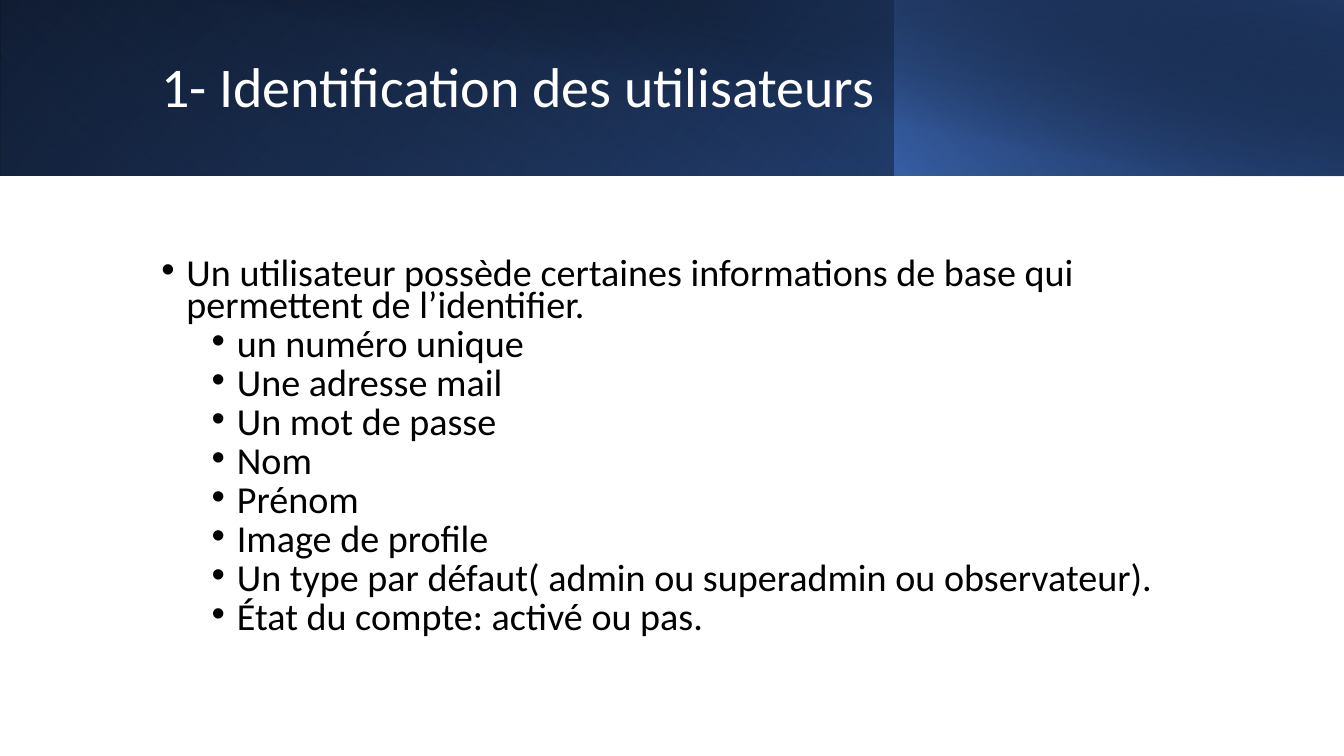
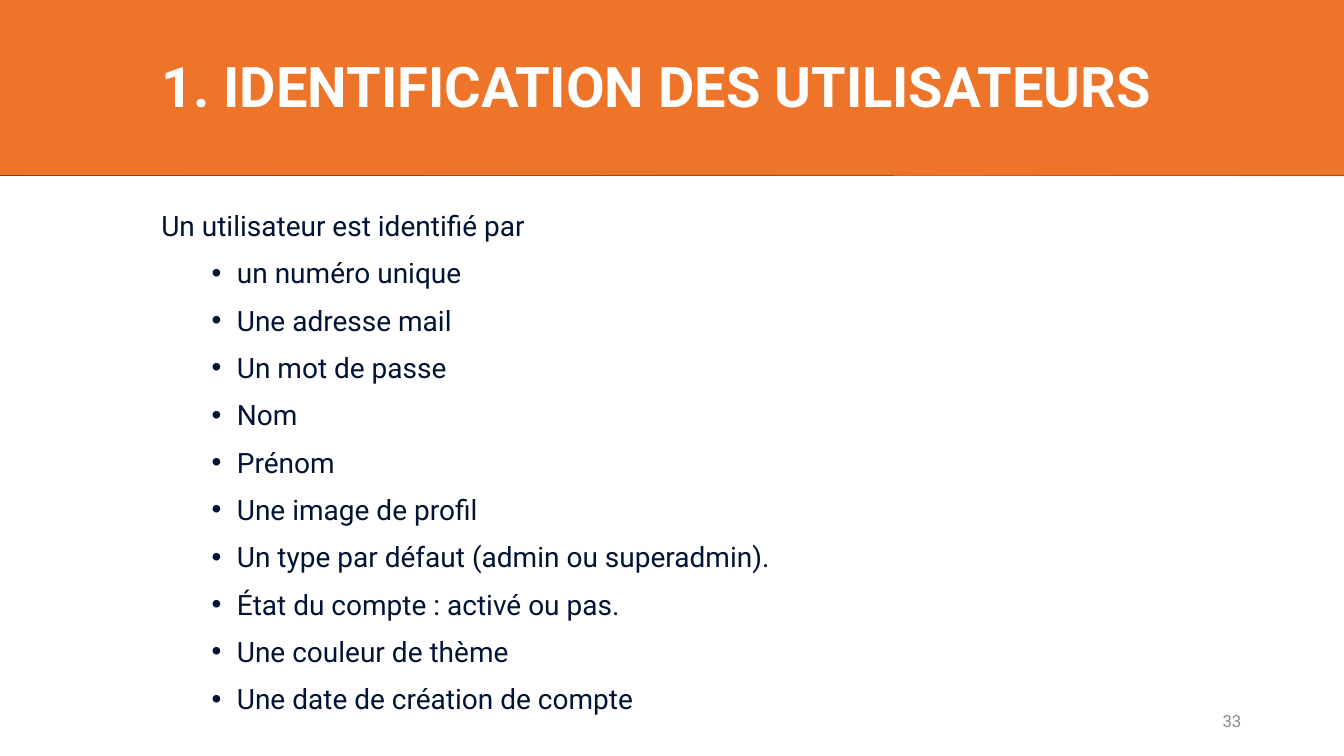
Before and after one commit to mrstph/project-calista, a slide deck: slide 33 of dossier-analyse/dossier-analyse.pptx (slide 32 before the commit). Drawn at 1344x756 pixels with LibreOffice and Linux fonts; fonts in the diff are those of the drawing. Boxes give left, top, right and bottom in pixels: in the first picture for what was removed or moved away, otherwise in the second. Text is boxed around its words. In the diff, an @@ line names an element or a change of style, - is before the commit and + after.

```diff
--- a/dossier-analyse/dossier-analyse.pptx
+++ b/dossier-analyse/dossier-analyse.pptx
@@ rectangle at box(0, 0, 1344, 175): fill gradient #000000 to #2F5597 to gradient #000000 to #C2530F @@
@@ rectangle at box(0, 0, 895, 175): fill gradient #4472C4 to #203864 to gradient #EE7429 to #81380A @@
@@ rectangle added at box(0, 0, 1344, 175), fill #EE7429 @@
@@ rectangle at box(50, 0, 1344, 176): fill gradient #000000 to #203864 to gradient #000000 to #81380A @@
@@ rectangle at box(894, 0, 1344, 175): fill gradient #4472C4 to #000000 to gradient #EE7429 to #000000 @@
@@ title at box(161, 66, 1151, 108): text changed; font Calibri to Roboto; bold on @@
-1- Identification des utilisateurs
+1. IDENTIFICATION DES UTILISATEURS
@@ text at box(161, 214, 524, 242): text changed; size 27.2 to 20 pt; font Calibri to Roboto; text colour #000000 to #031333 @@
-• Un utilisateur possède certaines informations de base qui permettent de l’identifier.
+Un utilisateur est identifié par
@@ text at box(237, 262, 461, 474): size 27.2 to 20 pt, font Calibri to Roboto, text colour #000000 to #031333 in "un numéro unique", "Une adresse mail", "Un mot de passe", "Nom" and 1 more places; line spacing 0.7 to 1.2 @@
@@ text at box(237, 498, 770, 715): text changed; size 27.2 to 20 pt; font Calibri to Roboto; text colour #000000 to #031333 @@
-  • Image de profile
-  • Un type par défaut( admin ou superadmin ou observateur).
-  • État du compte: activé ou pas.
+  • Une image de profil
+  • Un type par défaut (admin ou superadmin).
+  • État du compte : activé ou pas.
+  • Une couleur de thème
+  • Une date de création de compte
@@ page number added at box(1223, 715, 1242, 727), 12 pt, text #8C8C90 @@
+33
```
Also in this commit, not shown: 42 other slides changed, 4 slides added, 1 slide removed, 37 other files.
